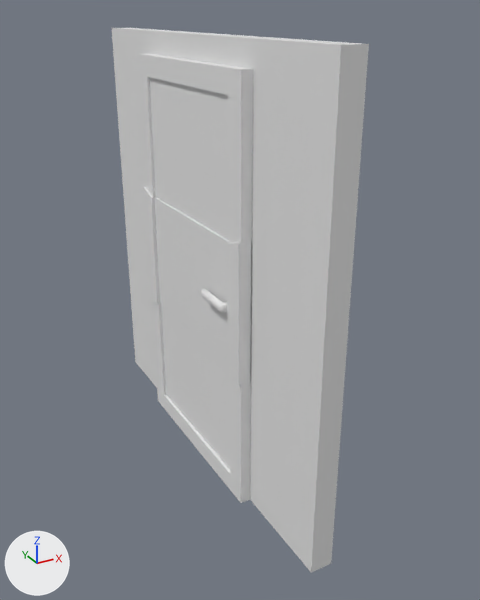
A saved change to the Blender file Assets/Meshes/House/Wall&Door/wall_with_door.blend.
Before and after are seen from a 50 mm camera at (-1.23, -2.64, 2.1) aimed at (0.14, -0.15, 0.85). The lights are fixed; the arrows at lower left show +X, +Y and +Z.

Objects in the first picture: 'door', 'wall'.
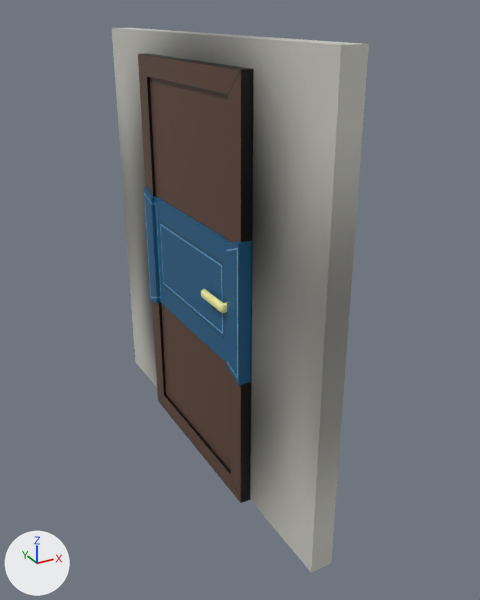
What the commit changed:
Picture 'door wall.png' (img_door_wall_png) is new.
Material 'door' (mat_door) is new.
Its texture is img_door_wall_png.
Its roughness is 0.4.
Material 'wall' (mat_wall) is new.
Its texture is img_door_wall_png.
me_cube_001 has 24 vertices, 19 faces and spans x 0.0..0.1, y -1.0..1.0, z 0.0..2.0.
me_cube_001 is used by ob_wall; location (0.0, 0.0, 0.0).
me_cube_001 part 1: texture (UV) coordinates of 19 of 19 faces, centred in x 0.0..0.1, y -1.0..1.0, z 0.0..2.0, changed; they spanned u 0.12..0.88, v 0.0..1.0 and now span u 0.57..0.96, v 0.02..0.41.
me_cube_001 now uses material mat_wall (picture img_door_wall_png).
me_cube_004 has 228 vertices, 226 faces and spans x -0.09..0.09, y -0.5..0.5, z 0.0..1.9.
me_cube_004 now uses material mat_door (picture img_door_wall_png).

Changed parts and their boxes [x1, y1, x2, y2] in the pictures (480 x 600 px):
'wall', recoloured, surface changed
    both: [112, 28, 369, 573]
'door', recoloured
    both: [138, 53, 253, 503]
